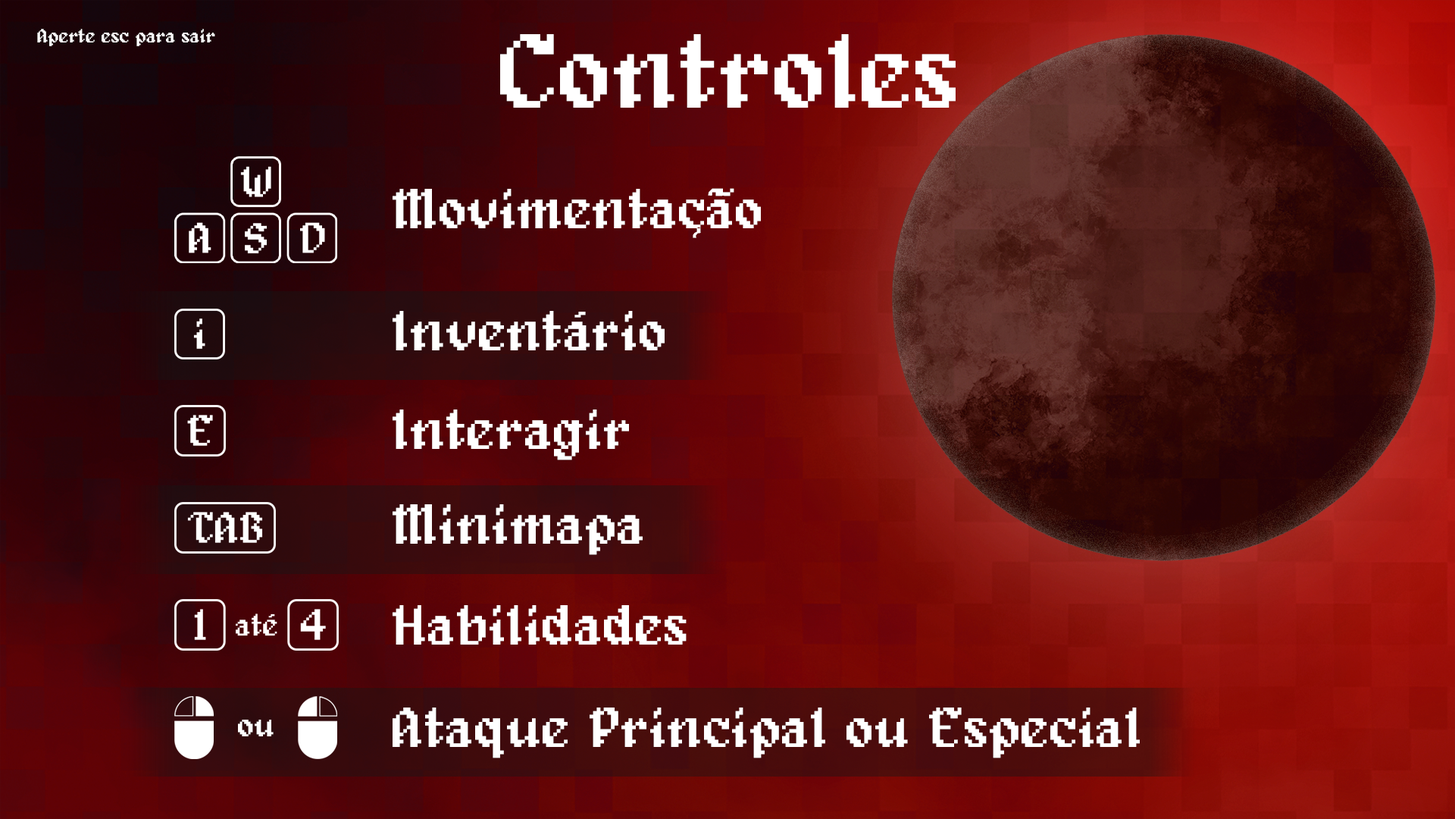
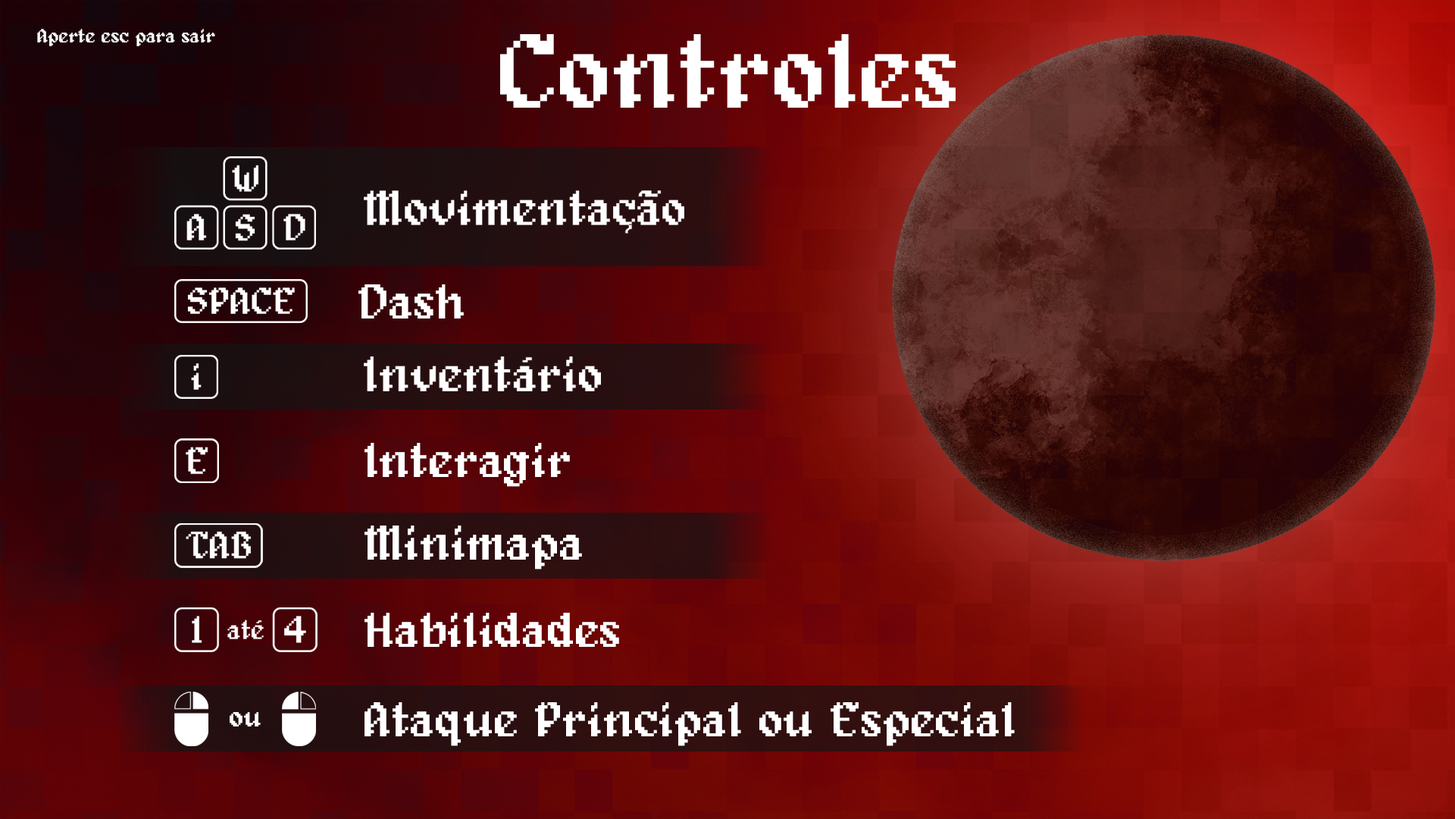
Layered file, before and after one edit (1455x819). Changes by layer:
added layer "Agrupar 1 copiar 10" above "Agrupar 1 copiar 9" over [174, 278, 308, 323]
added group "Agrupar 5" with 13 layers above "Agrupar 2" over [174, 354, 1015, 746]
moved "Agrupar 4" into group "Agrupar 5" over [174, 691, 338, 759]
painted on "ou" over [229, 711, 274, 737]
painted on "Camada 1 copiar" over [174, 691, 214, 759]
painted on "Camada 1" over [281, 691, 338, 759]
moved "Agrupar 3" into group "Agrupar 5", painted on it over [174, 598, 339, 652]
moved "Agrupar 1 copiar 7" into group "Agrupar 5", painted on it over [174, 501, 276, 568]
moved "Agrupar 1 copiar 5" into group "Agrupar 5", painted on it over [174, 404, 226, 483]
moved "Agrupar 1 copiar 4" into group "Agrupar 5", painted on it over [174, 308, 226, 399]
moved "Ataque Principal ou Especial" into group "Agrupar 5", painted on it over [364, 701, 1141, 758]
moved "Habilidades" into group "Agrupar 5", painted on it over [364, 604, 687, 647]
moved "Minimapa" into group "Agrupar 5", painted on it over [364, 504, 643, 570]
moved "Interagir" into group "Agrupar 5", painted on it over [364, 409, 630, 487]
moved "Inventário" into group "Agrupar 5", painted on it over [363, 310, 665, 392]
painted on "Agrupar 2" over [174, 156, 338, 264]
added layer "Dash" above "Movimentação" over [358, 284, 464, 319]
painted on "Movimentação" over [363, 187, 762, 239]
removed layer "Agrupar 5" over [128, 291, 1194, 777]
added layer "Agrupar 6" above "tela_fundo1" over [118, 147, 1086, 752]
